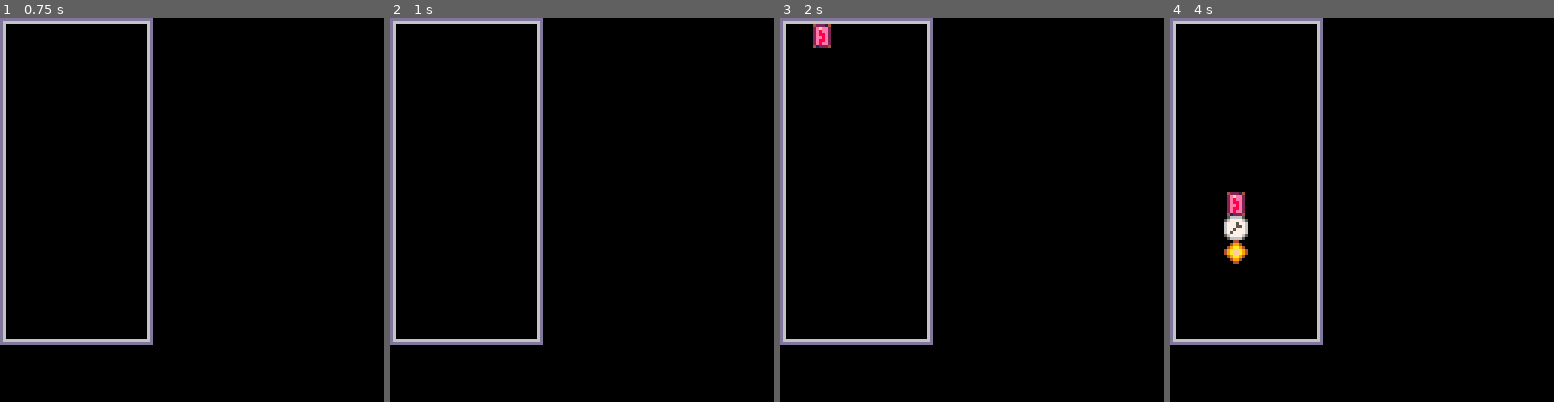
Above: before the commit, frames 1-4 (left to right).
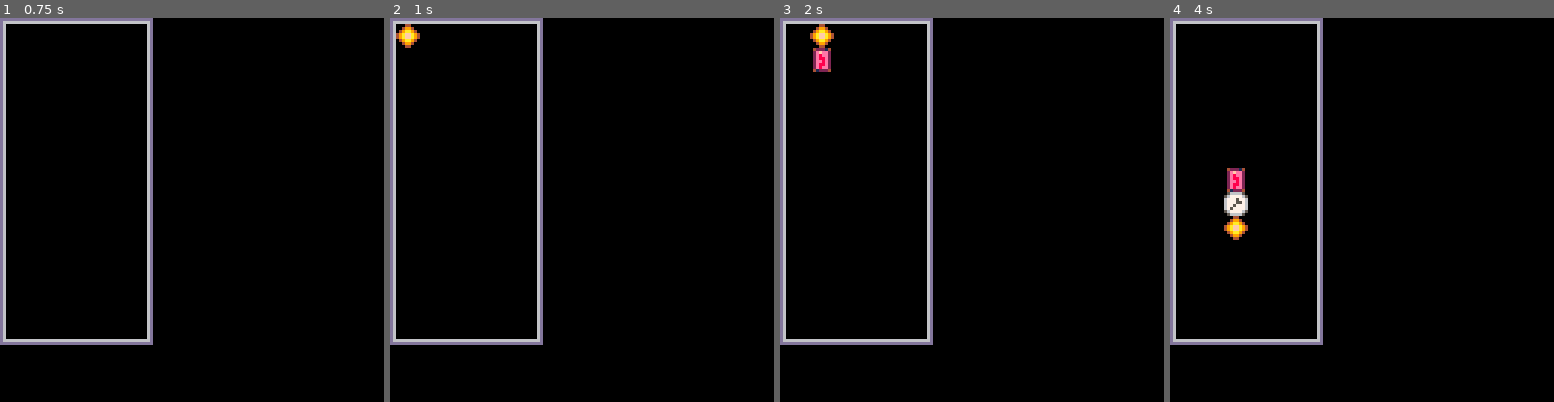
Above: after the commit, the same moments.

Repository: brunopinheiro/pico8_carts
Game: PICO-8 cartridge tagw.p8
The game is run twice, just before and just after one commit, with the same random seed, the same clock (stepped at 60 frames per second) and the same inputs.
Inputs:
- Up to frame 1 (0.75 s): tap X (X key) at 0.33 s; tap O (Z key) at 0.7 s
- Up to frame 2 (1 s): no input
- Up to frame 3 (2 s): tap X (X key) at 1.07, 1.85 s; hold Right from 1.6 s (still down); tap O (Z key) at 1.7 s
- Up to frame 4 (4 s): release Right at 2.1 s; tap O (Z key) every 0.4 s from 2.1 to 3.7 s; hold Up 2.15-2.42 s; hold Right 2.47-3.03 s; tap X (X key) at 2.97 s; hold Left 3.08-3.58 s; hold Down 3.63-3.97 s

Frame 1 is identical in both runs. In frame 2, 0.2% of the frame differs, in the area x 1-8%, y 1-8%; in frame 3, 0.6%; in frame 4, 1.3%, in the area x 14-21%, y 39-65%.

Commit message:
[tagw] improve glue and speed up to fix stack problem
issue #8

Diff:
--- a/tagw.p8
+++ b/tagw.p8
@@ -189,7 +189,9 @@
 
 function new_triple(board, components)
 	local animator = new_animator()
-	local x, y, status = 2, -30, 'fall'
+	local x, y  = 2, -30
+	local fall_locked, fall_speedup = false, 0
+	local glue_attempts = 0
 
 	function try_swap()
 		if btnp(btn_x) then
@@ -199,7 +201,30 @@
 	end
 
 	function try_speedup()
-		status = (btn(btn_down) and status == 'idle') and 'speed-up' or status
+		if btn(btn_down) then
+			if fall_locked and fall_speedup == 0 then
+				fall_locked = false
+			end
+			fall_speedup = 0.95
+		else
+			fall_speedup = 0
+		end
+	end
+
+	function try_glue(bounds)
+		if bounds.bottom == 0 then
+			if glue_attempts < 2 then
+				glue_attempts = glue_attempts + 1
+			else
+				board:glue()
+			end
+		else
+			glue_attempts = 0
+		end
+	end
+
+	function fall_delay()
+		return glue_attempts > 0 and 0.8 or 1 - fall_speedup
 	end
 
 	function move()
@@ -210,18 +235,11 @@
 		x = x + hor
 
 		-- vertical
-		if status == 'fall' then
+		if not fall_locked then
+			fall_locked = true
 			y = y + bounds.bottom
-			status = bounds.bottom ~= 0 and 'float' or 'glue'
-		elseif status == 'float' then
-			delayed(animator, 'fall', { duration=1, callback=function() status = 'fall' end })
-			status = 'idle'
-		elseif status == 'glue' then
-			delayed(animator, 'glue', { duration=1, callback=function() board:glue() end })
-			status = 'idle'
-		elseif status == 'speed-up' then
-			delayed(animator, 'fall', { duration=0.01, callback=function() status = 'fall' end })
-			status = 'speed-idle'
+			try_glue(bounds)
+			delayed(animator, 'fall', { duration=fall_delay(), callback=function() fall_locked = false end })
 		end
 	end
 
